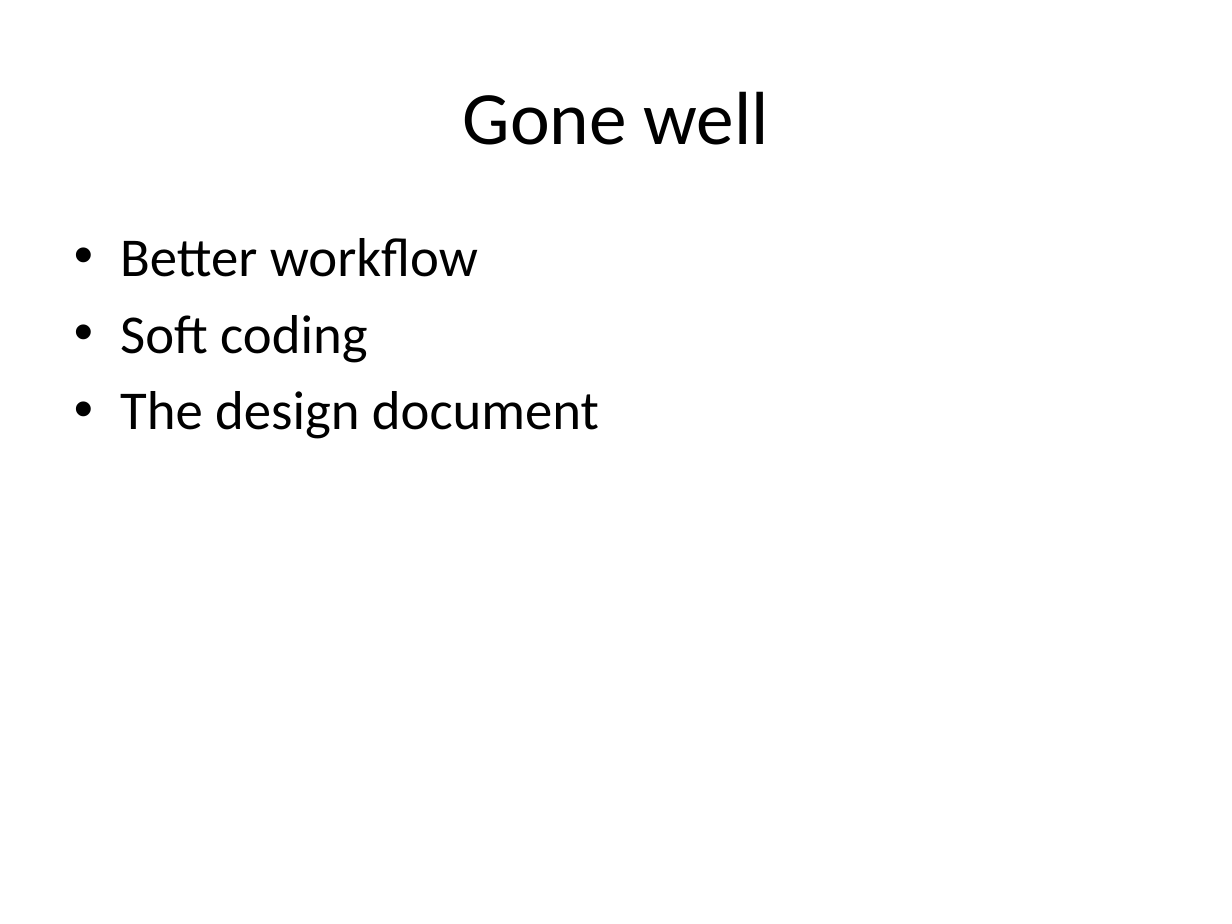
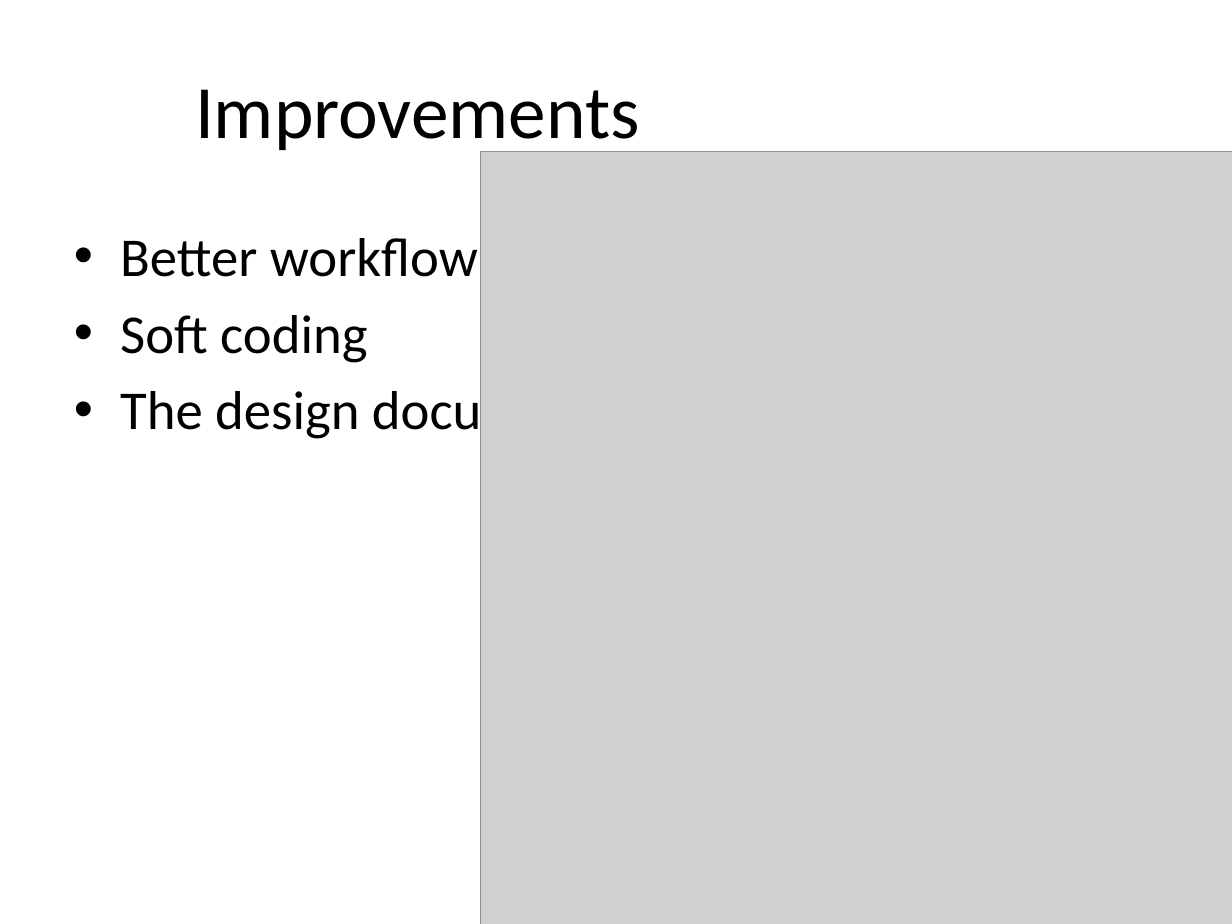
Before and after one commit to Picopic/Possession, a slide deck: slide 2 of Beta/Betapresentation.pptx. Drawn at 1232x924 pixels with LibreOffice and Linux fonts; fonts in the diff are those of the drawing; grey boxes stand for pictures. Boxes give left, top, right and bottom in pixels: in the first picture for what was removed or moved away, otherwise in the second. Text is boxed around its words. In the diff, an @@ line names an element or a change of style, - is before the commit and + after.

```diff
--- a/Beta/Betapresentation.pptx
+++ b/Beta/Betapresentation.pptx
@@ title at (195, 89, 640, 156): text changed @@
-Gone well
+Improvements
@@ picture added at (480, 152, 1232, 924) @@
```
Also in this commit, not shown: 5 other slides changed, 45 other files.
